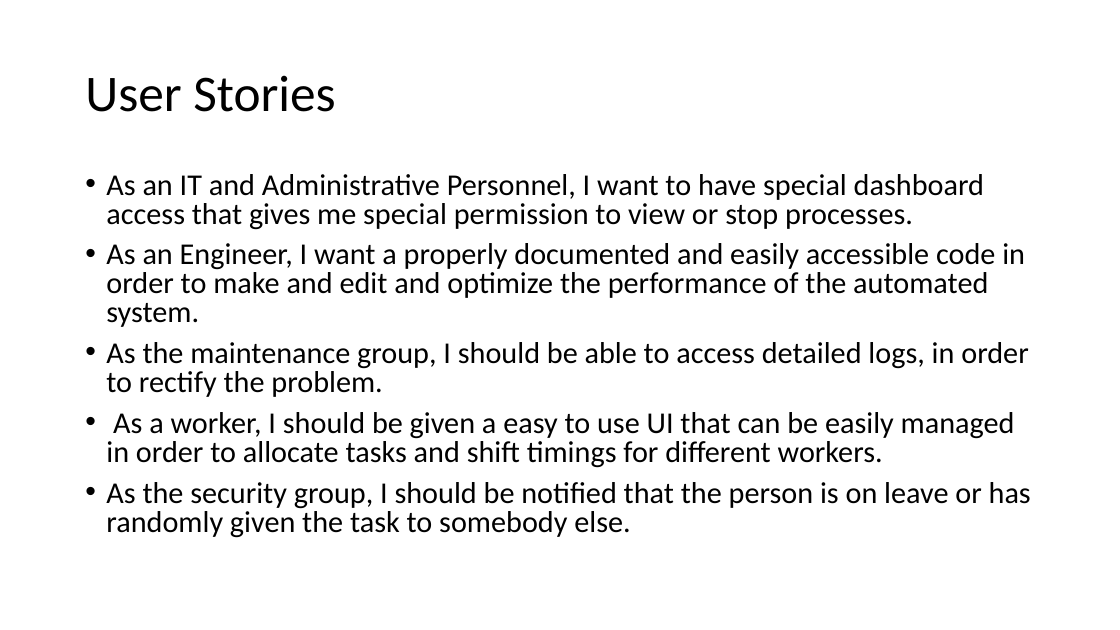
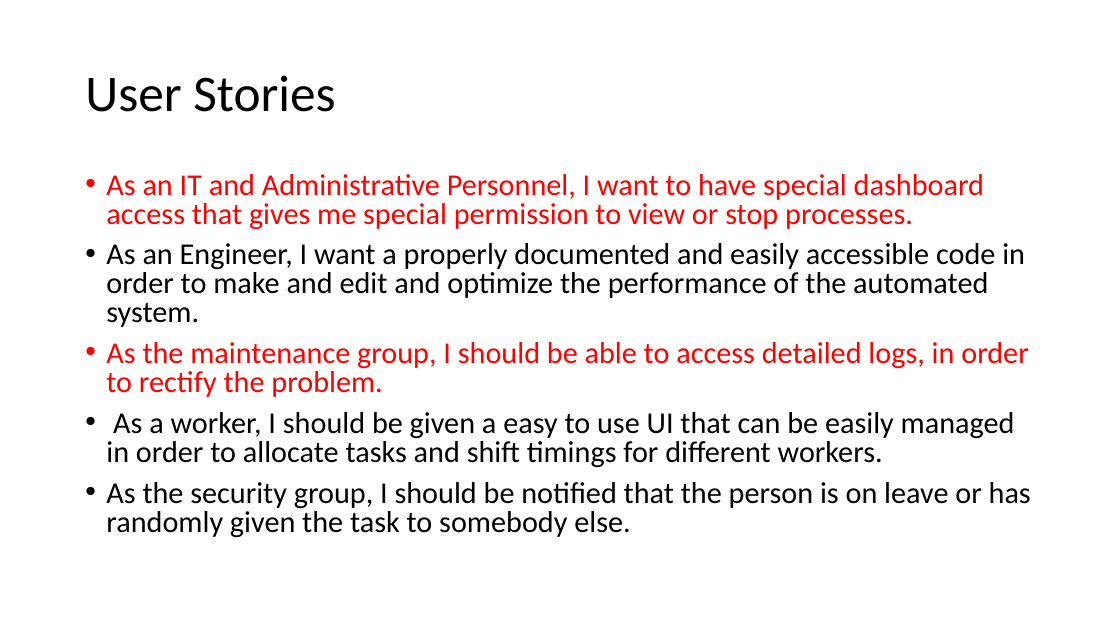
Before and after one commit to sgoyal15/IndustrialAutomationEC601, a slide deck: slide 4 of Sprint1_IndustrialAutomation.pptx. Drawn at 1120x630 pixels with LibreOffice and Linux fonts; fonts in the diff are those of the drawing. Boxes give left, top, right and bottom in pixels: in the first picture for what was removed or moved away, otherwise in the second. Text is boxed around its words. In the diff, an @@ line names an element or a change of style, - is before the commit and + after.

```diff
--- a/Sprint1_IndustrialAutomation.pptx
+++ b/Sprint1_IndustrialAutomation.pptx
@@ text at <box>106,174,1028,397</box>: text colour #000000 to #FF0000 in "As an IT and Administrative Personnel, I ...", "As the maintenance group, I should be ..." @@
```
